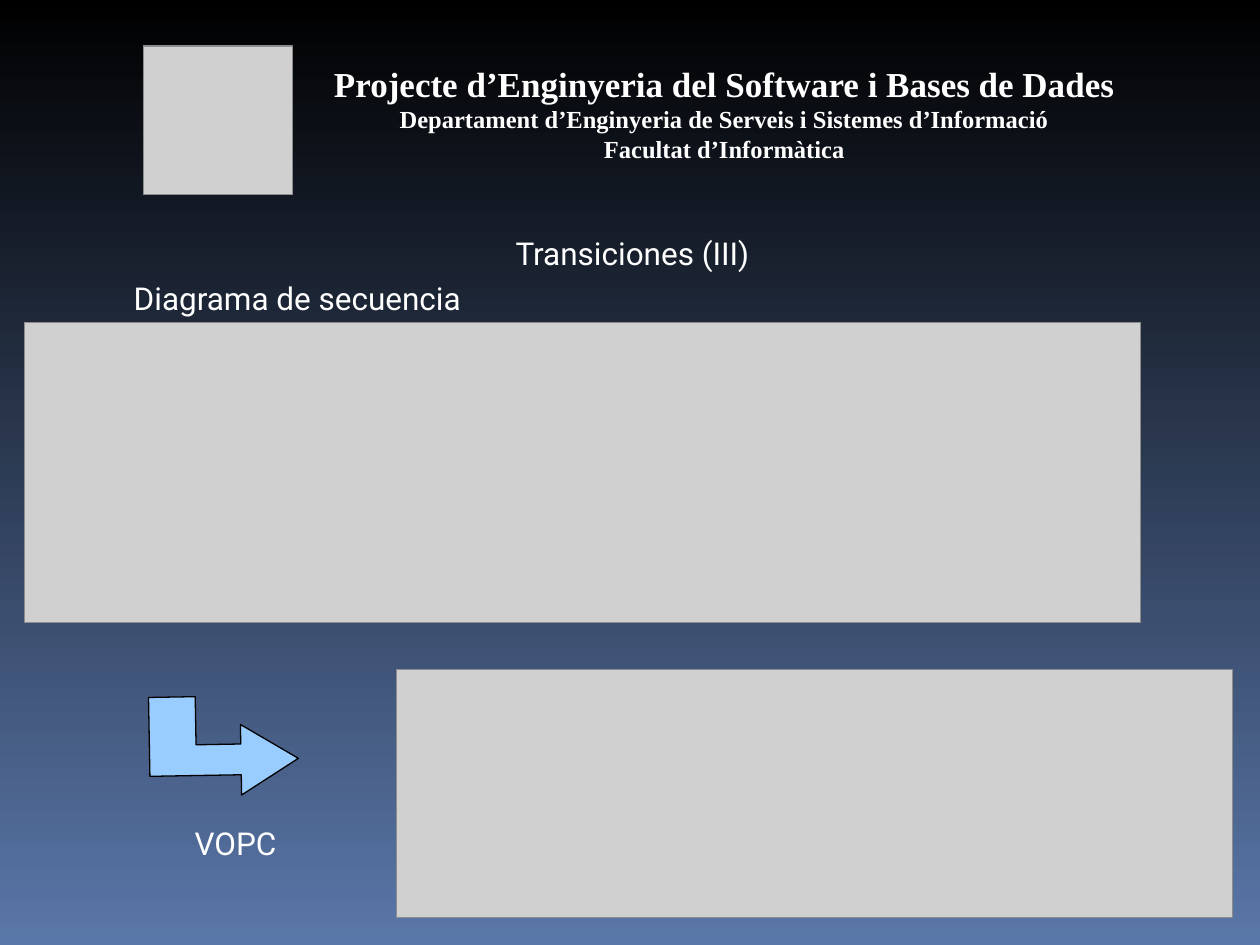
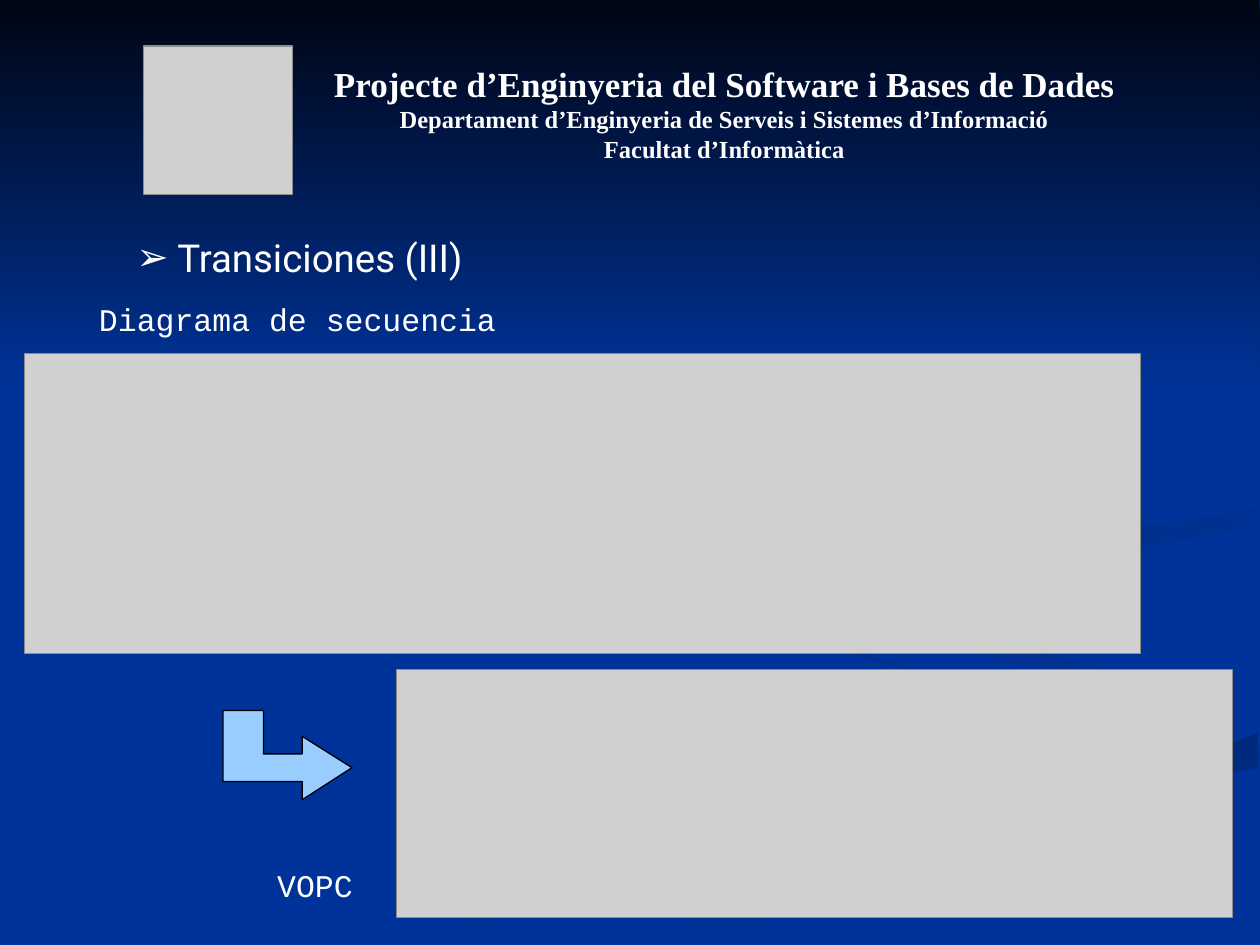
Before and after one commit to mvm9289/escfib, a slide deck: slide 10 of Docs/0910Q2-08-E-1.0-Presentacion.ppt (slide 11 before the commit). Drawn at 1260x945 pixels with LibreOffice and Linux fonts; fonts in the diff are those of the drawing; grey boxes stand for pictures. Boxes give left, top, right and bottom in pixels: in the first picture for what was removed or moved away, otherwise in the second. Text is boxed around its words. In the diff, an @@ line names an element or a change of style, - is before the commit and + after.

```diff
--- a/Docs/0910Q2-08-E-1.0-Presentacion.ppt
+++ b/Docs/0910Q2-08-E-1.0-Presentacion.ppt
@@ background gradient #000000 to #5A77A9 to #003399 @@
@@ group added at [0, 0, 1260, 944]: 7 freeform shapes @@
@@ text "Transiciones (III)" at [177, 241, 463, 281]: size 18 to 22 pt; alignment centre to left; bullet none to ➢ @@
@@ text "Diagrama de secuencia": place and size @@
-text "Diagrama de secuencia" at [134, 286, 461, 317]
+text "Diagrama de secuencia" at [99, 308, 496, 338]
@@ text "Diagrama de secuencia" at [99, 308, 496, 338]: font Roboto to Courier New @@
@@ picture: place and size @@
-picture at [25, 323, 1142, 622]
+picture at [25, 354, 1142, 654]
@@ freeform shape at [223, 711, 352, 800]: rotation 359 to 0 degrees; outline redrawn @@
@@ text "VOPC" at [277, 876, 353, 898]: font Roboto to Courier New @@
@@ text "VOPC": place and size @@
-text "VOPC" at [195, 832, 277, 856]
+text "VOPC" at [277, 876, 353, 898]
```
Also in this commit, not shown: 23 other slides changed, 1 slide removed.
